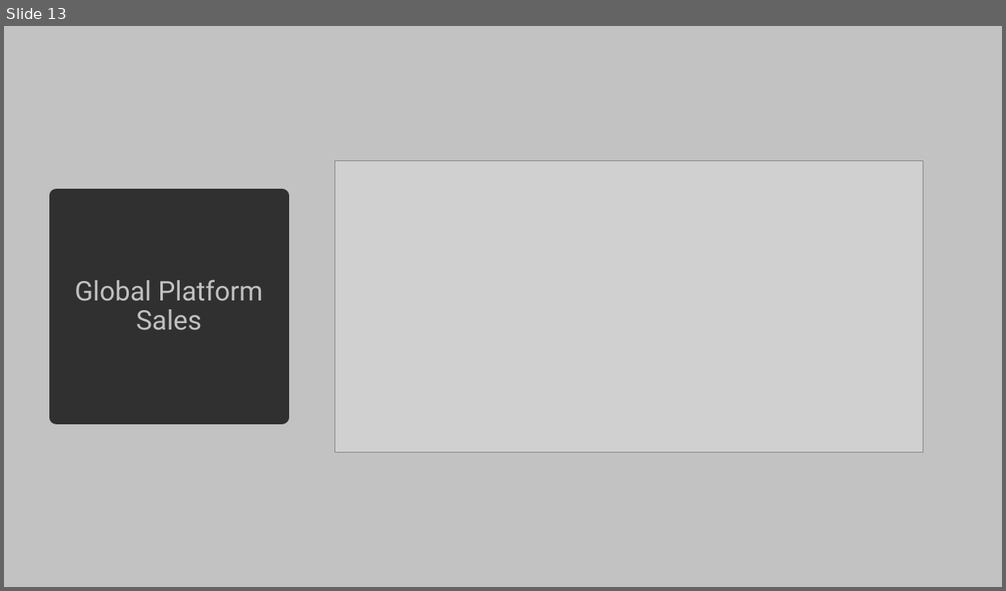
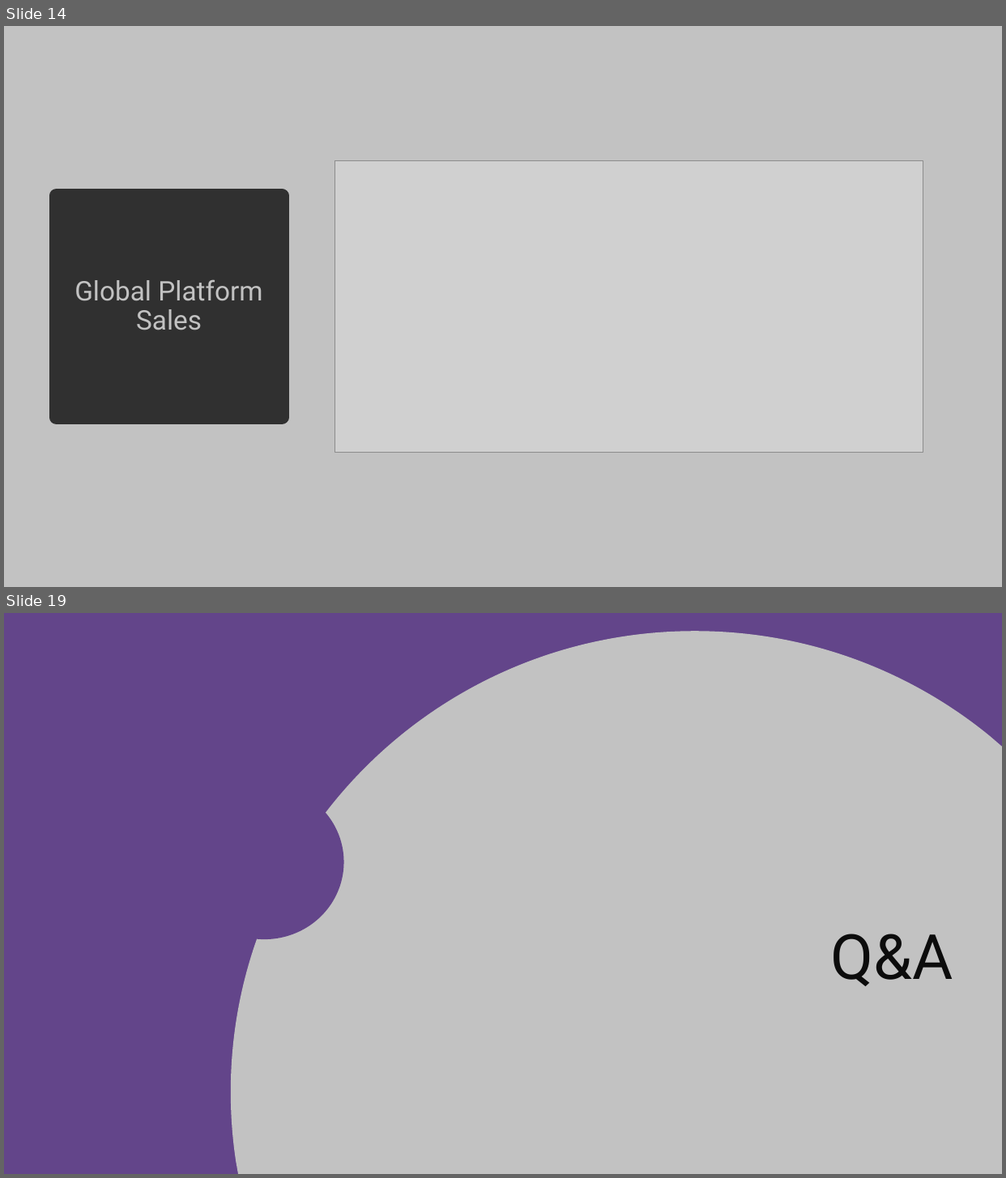
Before and after one commit to CymbalOfJoy/Project_1-Group_3, a slide deck: Power Point/Group 3 Presentation.pptx. Shown one above the other, each under a label of ours: slide 13 before the commit, slides 14 and 19 after it; the slides between them are not shown. The pictures are 1006x591 and 1006x1178 pixels, drawn with LibreOffice and Linux fonts; fonts in the diff are those of the drawing; grey boxes stand for pictures. Boxes give left, top, right and bottom in pixels: in the first picture for what was removed or moved away, otherwise in the second. Text is boxed around its words. In the diff, an @@ line names an element or a change of style, - is before the commit and + after.

```diff
--- a/Power Point/Group 3 Presentation.pptx
+++ b/Power Point/Group 3 Presentation.pptx
@@ slide 19 added at bbox=[4, 613, 1002, 1174], background #C2C2C2 @@
@@ rectangle added at bbox=[4, 613, 1002, 1174], fill #63458A @@
@@ freeform shape added at bbox=[231, 631, 1002, 1174], fill #C2C2C2 @@
@@ arc (boxed as its full ellipse) added at bbox=[86, 685, 430, 1029], outline #63458A 10 pt dashed @@
@@ ellipse added at bbox=[185, 786, 344, 940], fill #63458A @@
@@ title added at bbox=[830, 934, 953, 986], 60 pt, text #0C0C0C @@
+Q&A
@@ what was slide 13 is now slide 14 @@
```
Also in this commit, not shown: 1 slide changed, 5 other slides added, 2 other files.
